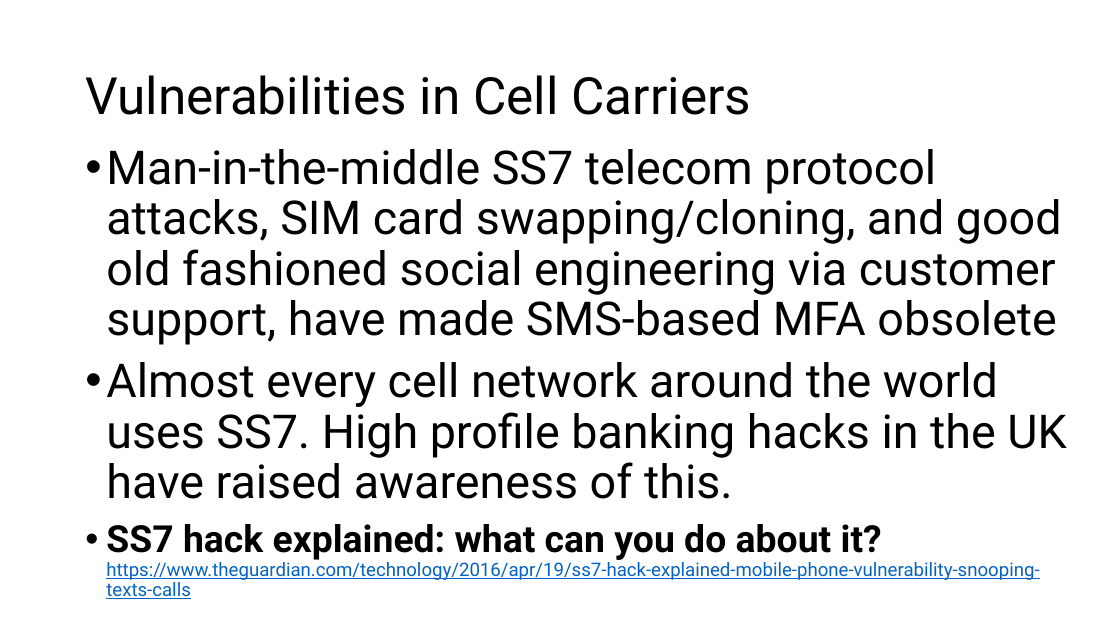
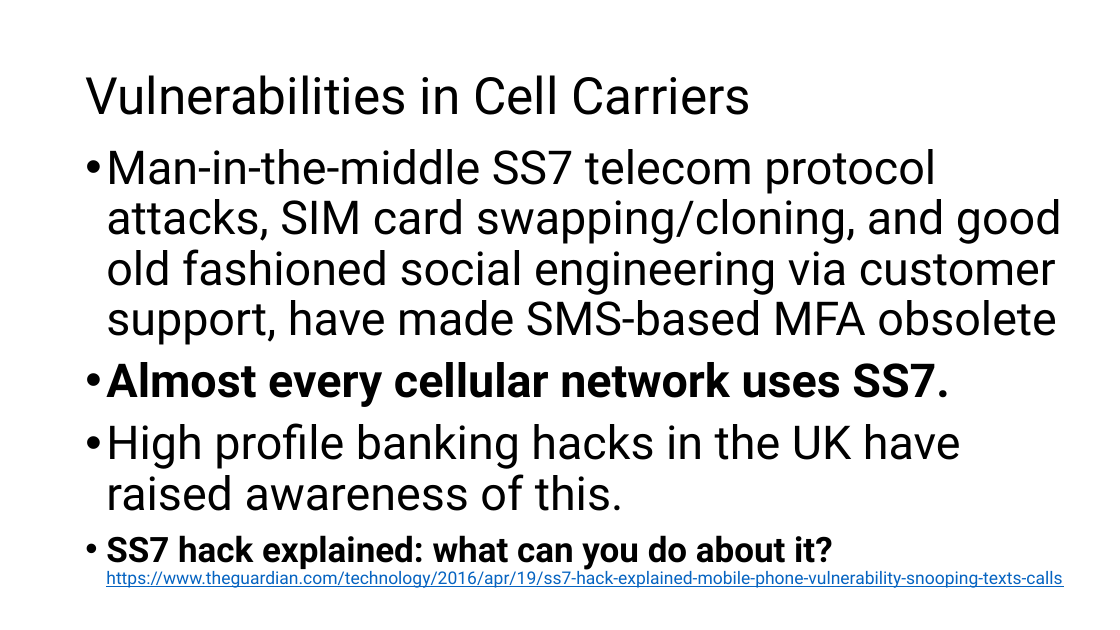
Before and after one commit to williamadba/Public-Presentations, a slide deck: slide 18 of Activ8 Lightning Night 2020/Personal Practical Cybersecurity.pptx (slide 19 before the commit). Drawn at 1120x630 pixels with LibreOffice and Linux fonts; fonts in the diff are those of the drawing. Boxes give left, top, right and bottom in pixels: in the first picture for what was removed or moved away, otherwise in the second. Text is boxed around its words. In the diff, an @@ line names an element or a change of style, - is before the commit and + after.

```diff
--- a/Activ8 Lightning Night 2020/Personal Practical Cybersecurity.pptx
+++ b/Activ8 Lightning Night 2020/Personal Practical Cybersecurity.pptx
@@ text at bbox=[106, 362, 961, 511]: text changed @@
-• Almost every cell network around the world uses SS7. High profile banking hacks in the UK have raised awareness of this.
+• Almost every cellular network uses SS7.
+• High profile banking hacks in the UK have raised awareness of this.
@@ text at bbox=[106, 535, 1062, 588]: size 32 to 30 pt in "SS7 hack explained: what can you do ..."; size 16 to 15 pt in "https://www.theguardian.com/technology/2016/apr/19/ss7-hack- ..." @@
```
Also in this commit, not shown: 14 other slides changed, 1 slide removed.
